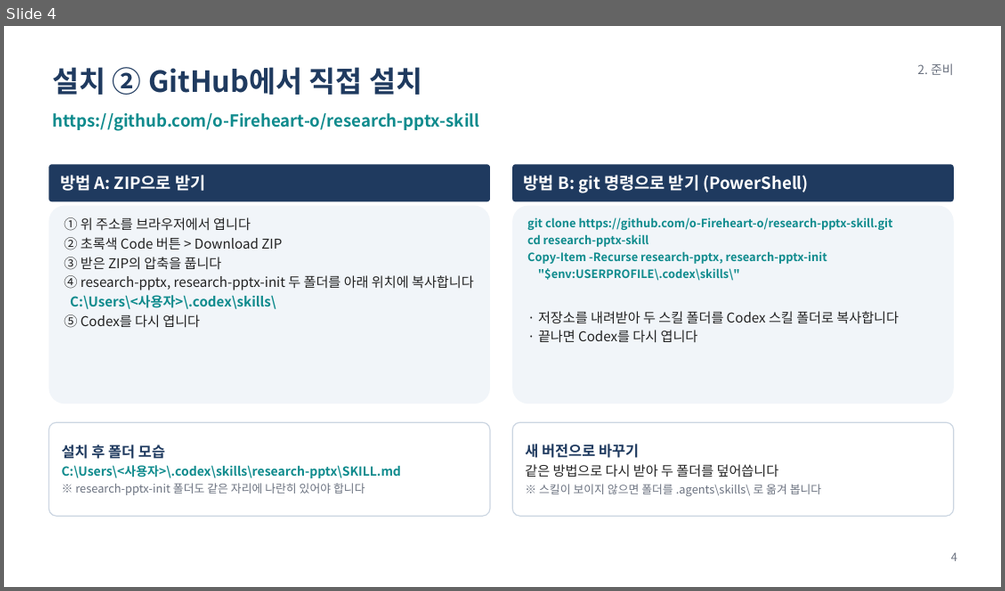
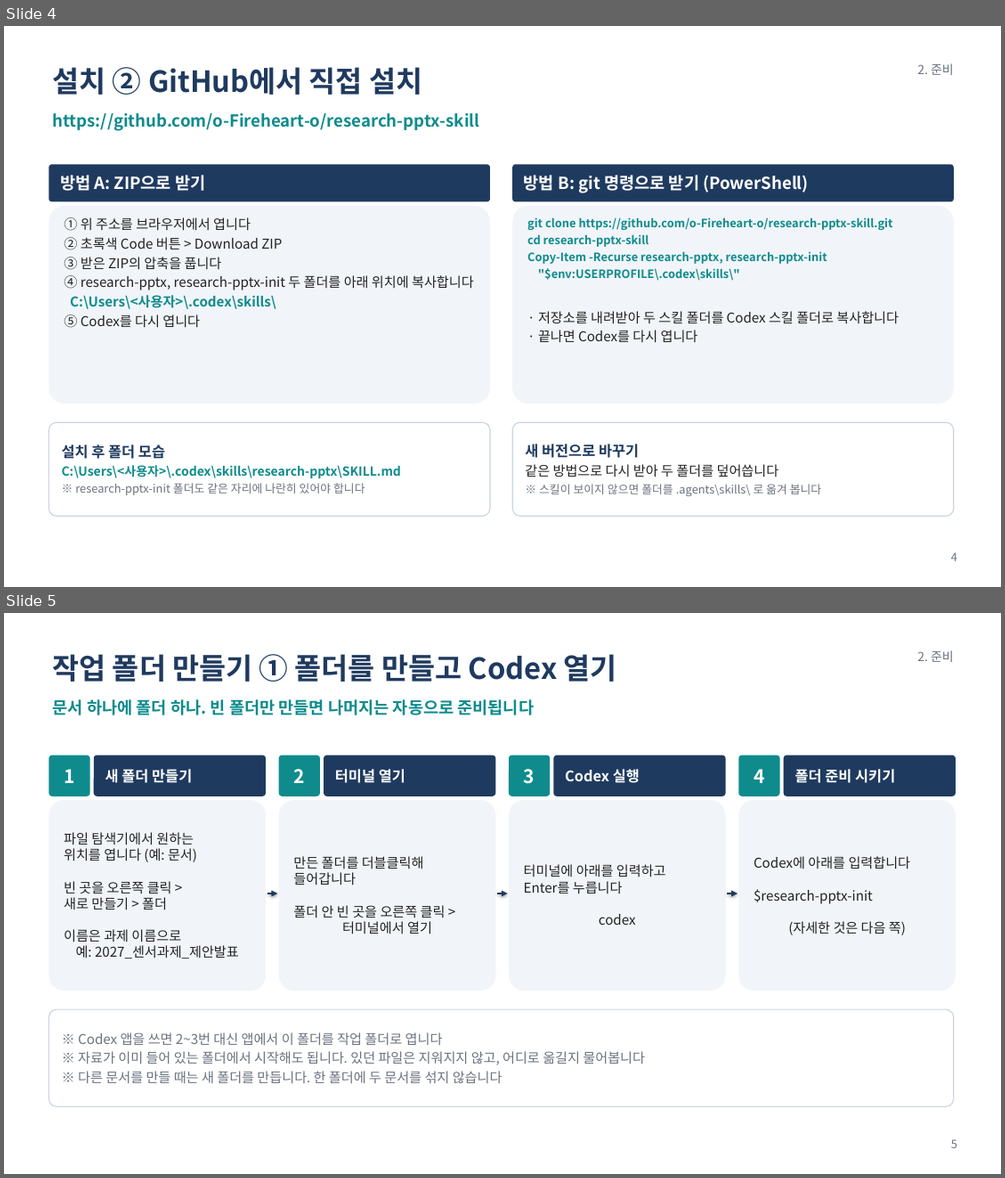
Before and after one commit to o-Fireheart-o/research-pptx-skill, a slide deck: docs/research-pptx 사용 매뉴얼.pptx. Shown one above the other, each under a label of ours: slide 4 before the commit, slides 4 and 5 after it. The pictures are 1005x591 and 1005x1178 pixels, drawn with LibreOffice and Linux fonts; fonts in the diff are those of the drawing. Boxes give left, top, right and bottom in pixels: in the first picture for what was removed or moved away, otherwise in the second. Text is boxed around its words. In the diff, an @@ line names an element or a change of style, - is before the commit and + after.

```diff
--- a/docs/research-pptx 사용 매뉴얼.pptx
+++ b/docs/research-pptx 사용 매뉴얼.pptx
@@ slide 5 added at bbox=[4, 613, 1001, 1174], background #FFFFFF @@
@@ text added at bbox=[53, 654, 617, 682], 28 pt, text #1F3A5F, bold @@
+작업 폴더 만들기 ① 폴더를 만들고 Codex 열기
@@ text added at bbox=[917, 650, 954, 662], 12 pt, text #6B7280 @@
+2. 준비
@@ text added at bbox=[53, 699, 534, 715], 16 pt, text #0F8B8D, bold @@
+문서 하나에 폴더 하나. 빈 폴더만 만들면 나머지는 자동으로 준비됩니다
@@ rounded rectangle added at bbox=[48, 755, 90, 796], fill #0F8B8D, 18 pt, text #FFFFFF, bold @@
+1
@@ rounded rectangle added at bbox=[94, 755, 266, 796], fill #1F3A5F, 14 pt, text #FFFFFF, bold @@
+새 폴더 만들기
@@ rounded rectangle added at bbox=[278, 755, 320, 796], fill #0F8B8D, 18 pt, text #FFFFFF, bold @@
+2
@@ rounded rectangle added at bbox=[324, 755, 496, 796], fill #1F3A5F, 14 pt, text #FFFFFF, bold @@
+터미널 열기
@@ rounded rectangle added at bbox=[509, 755, 550, 796], fill #0F8B8D, 18 pt, text #FFFFFF, bold @@
+3
@@ rounded rectangle added at bbox=[554, 755, 726, 796], fill #1F3A5F, 14 pt, text #FFFFFF, bold @@
+Codex 실행
@@ rounded rectangle added at bbox=[738, 755, 779, 796], fill #0F8B8D, 18 pt, text #FFFFFF, bold @@
+4
@@ rounded rectangle added at bbox=[784, 755, 956, 796], fill #1F3A5F, 14 pt, text #FFFFFF, bold @@
+폴더 준비 시키기
@@ rounded rectangle added at bbox=[48, 800, 266, 990], fill #F1F5F9, 13 pt, text #222222 @@
+파일 탐색기에서 원하는
+위치를 엽니다 (예: 문서)
+빈 곳을 오른쪽 클릭 >
+새로 만들기 > 폴더
+이름은 과제 이름으로
+예: 2027_센서과제_제안발표
@@ rounded rectangle added at bbox=[278, 800, 495, 990], fill #F1F5F9, 13 pt, text #222222 @@
+만든 폴더를 더블클릭해
+들어갑니다
+폴더 안 빈 곳을 오른쪽 클릭 >
+터미널에서 열기
@@ rounded rectangle added at bbox=[509, 800, 726, 990], fill #F1F5F9, 13 pt, text #222222 @@
+터미널에 아래를 입력하고
+Enter를 누릅니다
+codex
@@ rounded rectangle added at bbox=[738, 800, 955, 990], fill #F1F5F9, 13 pt, text #222222 @@
+Codex에 아래를 입력합니다
+$research-pptx-init
+(자세한 것은 다음 쪽)
@@ arrow added from (267, 893) to (278, 893), #1F3A5F 1.5 pt @@
@@ arrow added from (497, 893) to (508, 893), #1F3A5F 1.5 pt @@
@@ arrow added from (727, 893) to (737, 893), #1F3A5F 1.5 pt @@
@@ rounded rectangle added at bbox=[48, 1009, 954, 1107], fill #FFFFFF, outline #CBD5E1 1 pt, 13 pt, text #6B7280 @@
+※ Codex 앱을 쓰면 2~3번 대신 앱에서 이 폴더를 작업 폴더로 엽니다
+※ 자료가 이미 들어 있는 폴더에서 시작해도 됩니다. 있던 파일은 지워지지 않고, 어디로 옮길지 물어봅니다
+※ 다른 문서를 만들 때는 새 폴더를 만듭니다. 한 폴더에 두 문서를 섞지 않습니다
@@ text added at bbox=[951, 1139, 957, 1148], 11 pt, text #6B7280 @@
+5
```
Also in this commit, not shown: 12 slides changed, 1 other slide added, 2 other files.
